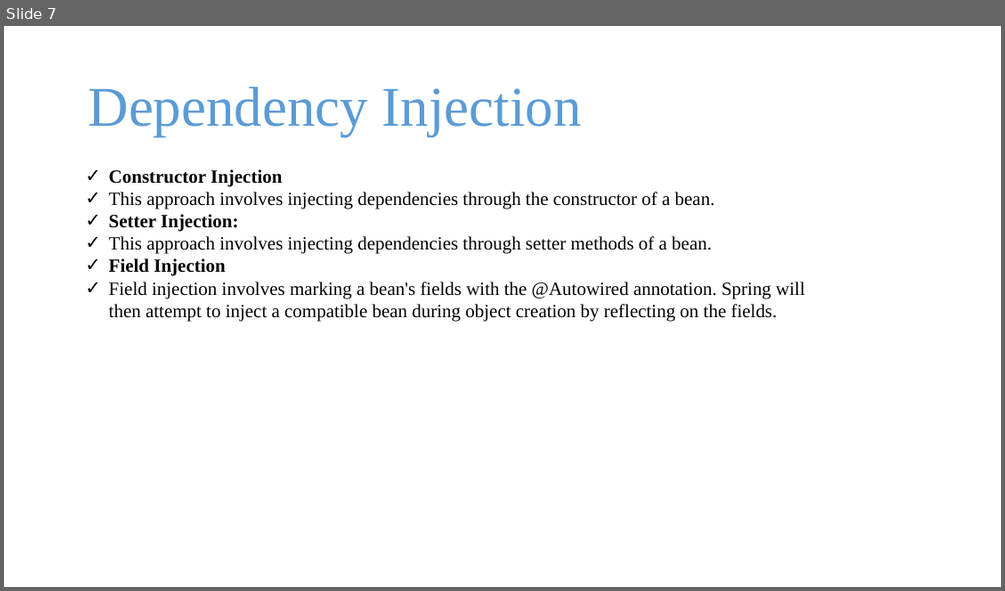
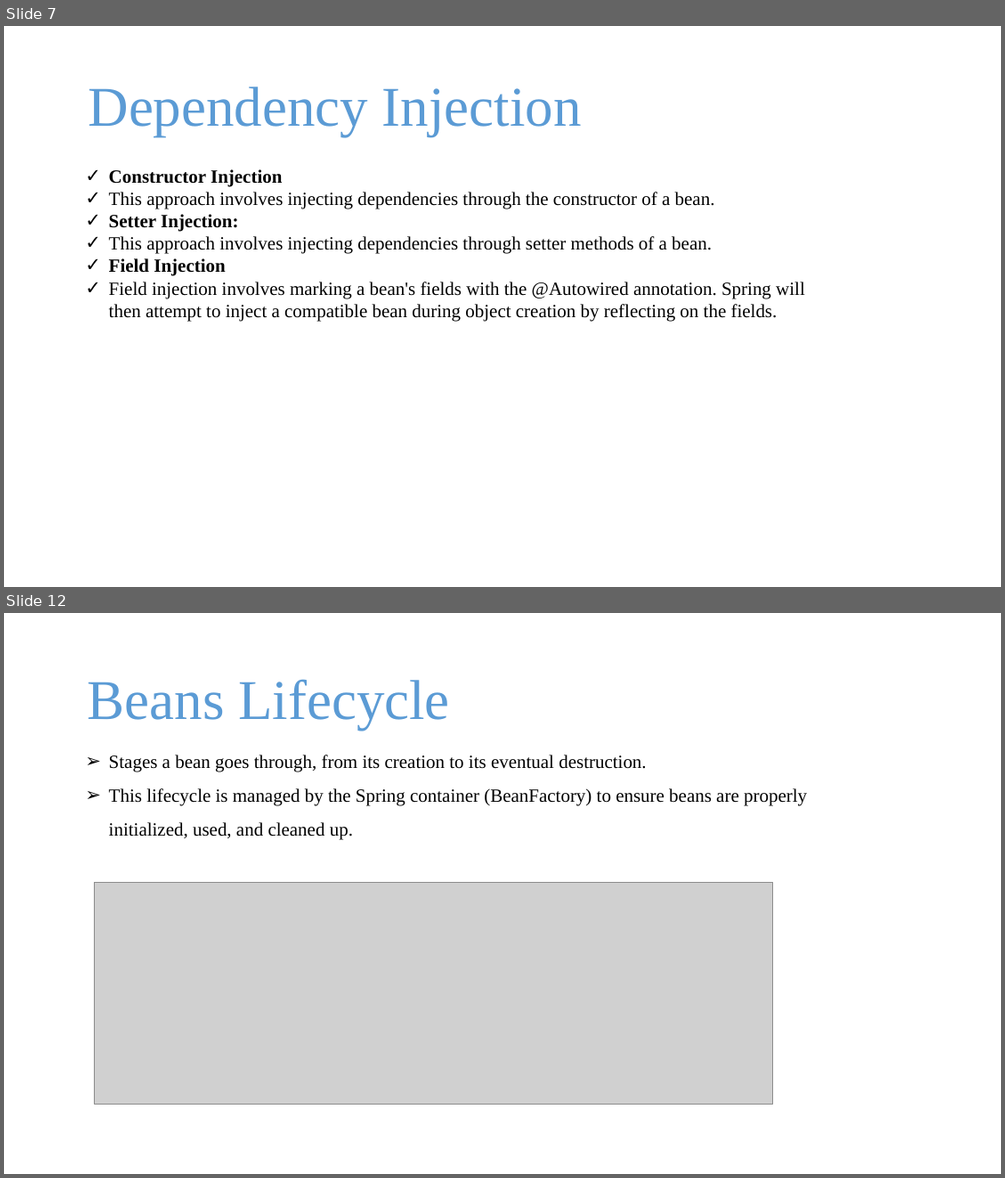
Before and after one commit to batchlcwd/spring-boot-microservices-batch2402, a slide deck: 2_spring and spring boot.pptx. Shown one above the other, each under a label of ours: slide 7 before the commit, slides 7 and 12 after it; the slides between them are not shown. The pictures are 1005x591 and 1005x1178 pixels, drawn with LibreOffice and Linux fonts; fonts in the diff are those of the drawing; grey boxes stand for pictures; background and template pictures are left out. Boxes give left, top, right and bottom in pixels: in the first picture for what was removed or moved away, otherwise in the second. Text is boxed around its words. In the diff, an @@ line names an element or a change of style, - is before the commit and + after.

Commit message:
11-07-2024 spring  core done

```diff
--- a/2_spring and spring boot.pptx
+++ b/2_spring and spring boot.pptx
@@ slide 12 added at bbox=[4, 613, 1001, 1174], background picture (left out) @@
@@ text added at bbox=[88, 679, 449, 730], 54 pt, text gradient #1F4E79 to #5B9BD5 to #9DC3E6 @@
+Beans Lifecycle
@@ text added at bbox=[109, 755, 807, 840], 18 pt, text #000000 @@
+➢ Stages a bean goes through, from its creation to its eventual destruction.
+➢ This lifecycle is managed by the Spring container (BeanFactory) to ensure beans are properly initialized, used, and cleaned up.
@@ picture added at bbox=[94, 882, 773, 1103] @@
```
Also in this commit, not shown: 5 other slides added, 1 slide removed, 22 other files.
